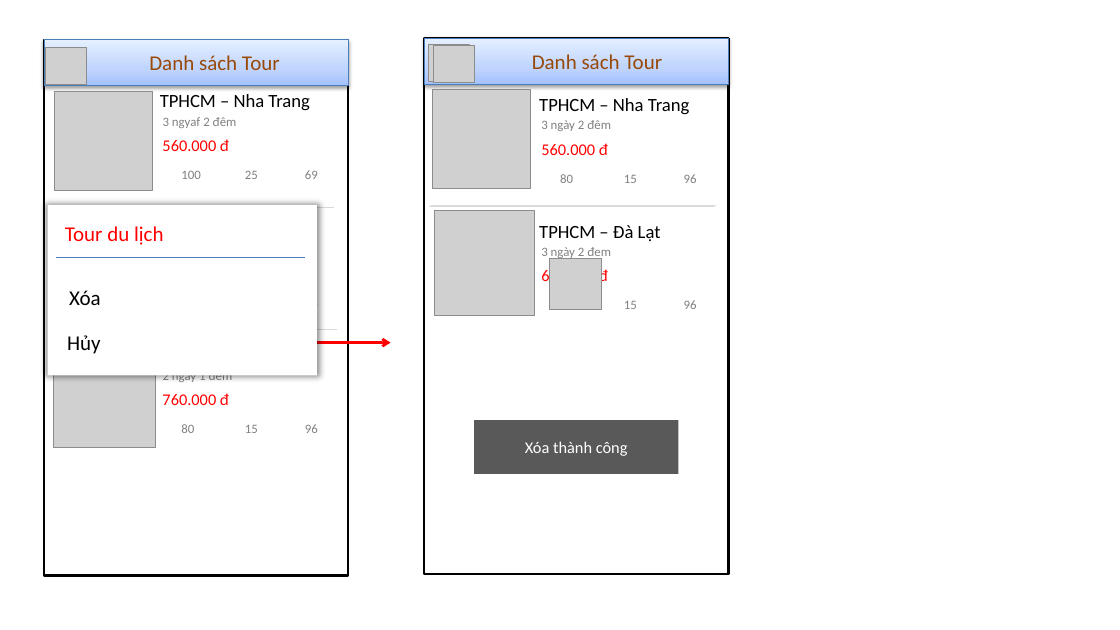
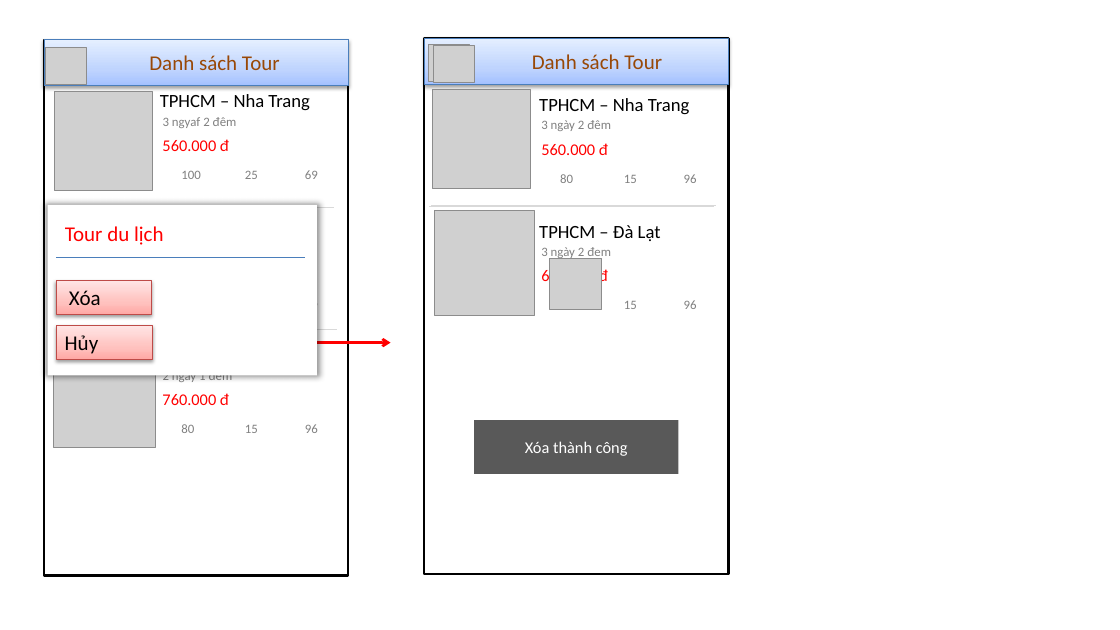
Before and after one commit to conghoangv624/Chuy-n-dd-nh-m-6, a slide deck: slide 18 of Document/CD1-Nhom6-Full.pptx (slide 14 before the commit). Drawn at 1120x630 pixels with LibreOffice and Linux fonts; fonts in the diff are those of the drawing; grey boxes stand for pictures; background and template pictures are left out. Boxes give left, top, right and bottom in pixels: in the first picture for what was removed or moved away, otherwise in the second. Text is boxed around its words. In the diff, an @@ line names an element or a change of style, - is before the commit and + after.

```diff
--- a/Document/CD1-Nhom6-Full.pptx
+++ b/Document/CD1-Nhom6-Full.pptx
@@ rectangle "Xóa": place and size @@
-rectangle "Xóa" at (69, 290, 101, 305)
+rectangle "Xóa" at (56, 281, 152, 314)
@@ rectangle "Xóa" at (56, 281, 152, 314): fill none to gradient #FFA6A5 to #FFC0BF to #FFE7E7; outline none to #BF4C48 0.75 pt; shadow on @@
@@ rectangle "Hủy" at (56, 326, 153, 360): fill none to gradient #FFA6A5 to #FFC0BF to #FFE7E7; outline none to #BF4C48 0.75 pt; shadow on @@
@@ rectangle "Hủy": place and size @@
-rectangle "Hủy" at (67, 335, 101, 354)
+rectangle "Hủy" at (56, 326, 153, 360)
```
Also in this commit, not shown: 11 other slides changed, 7 slides added, 3 slides removed.
